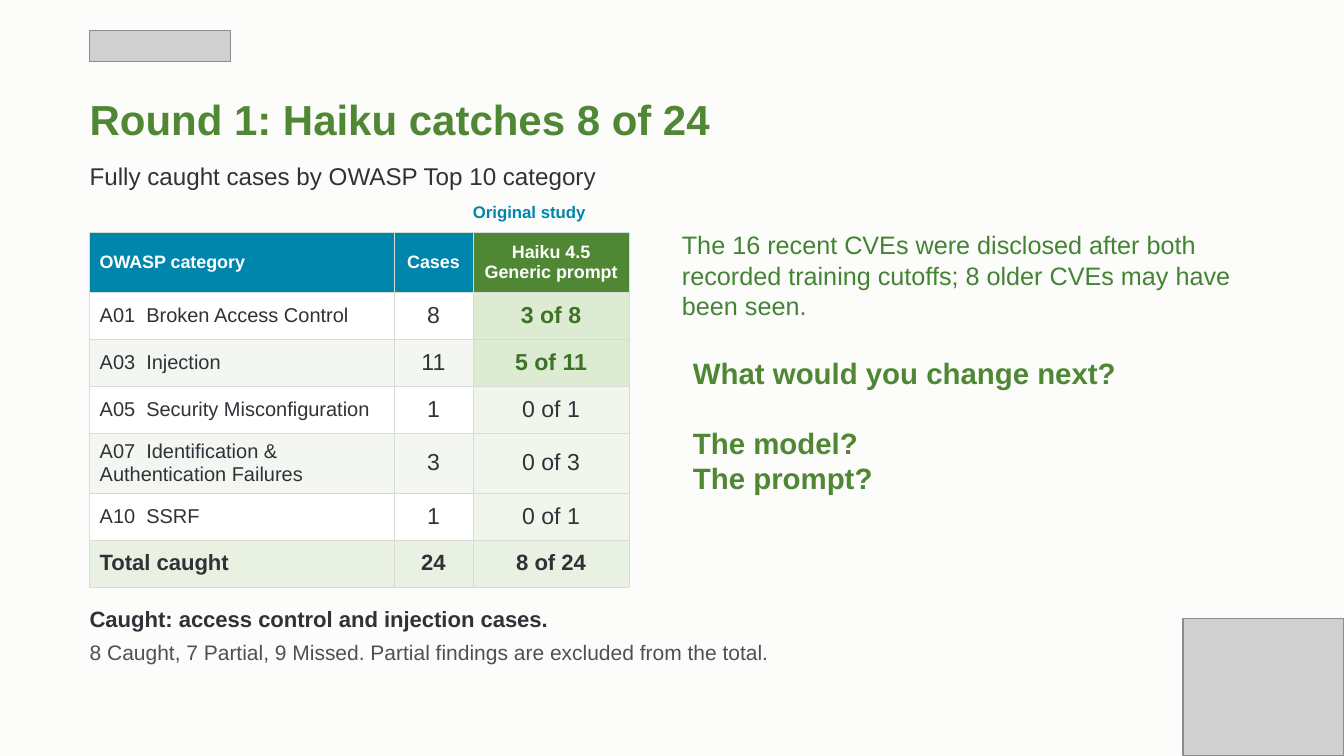
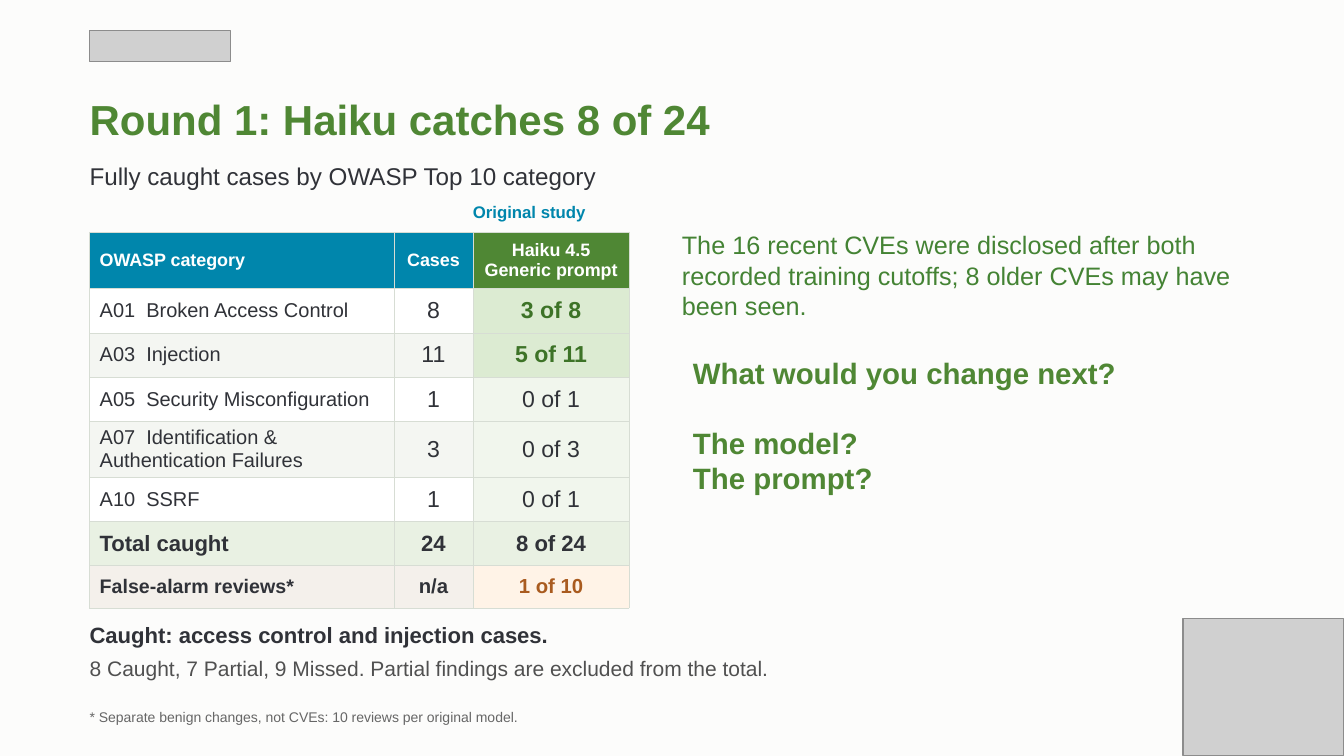
Before and after one commit to stperic/who-writes-who-finds, a slide deck: slide 8 of presentation/Who_Writes_the_Bug.pptx. Drawn at 1344x756 pixels with LibreOffice and Linux fonts; fonts in the diff are those of the drawing; grey boxes stand for pictures. Boxes give left, top, right and bottom in pixels: in the first picture for what was removed or moved away, otherwise in the second. Text is boxed around its words. In the diff, an @@ line names an element or a change of style, - is before the commit and + after.

Commit message:
Add benign-control false alarms to round tables

```diff
--- a/presentation/Who_Writes_the_Bug.pptx
+++ b/presentation/Who_Writes_the_Bug.pptx
@@ table at (90, 232, 629, 608) @@
+row 8: False-alarm reviews* | n/a | 1 of 10
@@ text "Caught: access control and injection ...": place and size @@
-text "Caught: access control and injection ..." at (90, 611, 548, 632)
+text "Caught: access control and injection ..." at (90, 627, 548, 648)
@@ text "8 Caught, 7 Partial, 9 ...": place and size @@
-text "8 Caught, 7 Partial, 9 ..." at (90, 645, 768, 664)
+text "8 Caught, 7 Partial, 9 ..." at (90, 661, 768, 680)
@@ text added at (99, 712, 518, 725), 10 pt, text #666666 @@
+* Separate benign changes, not CVEs: 10 reviews per original model.
```
Also in this commit, not shown: 9 other slides changed, 1 other file.
